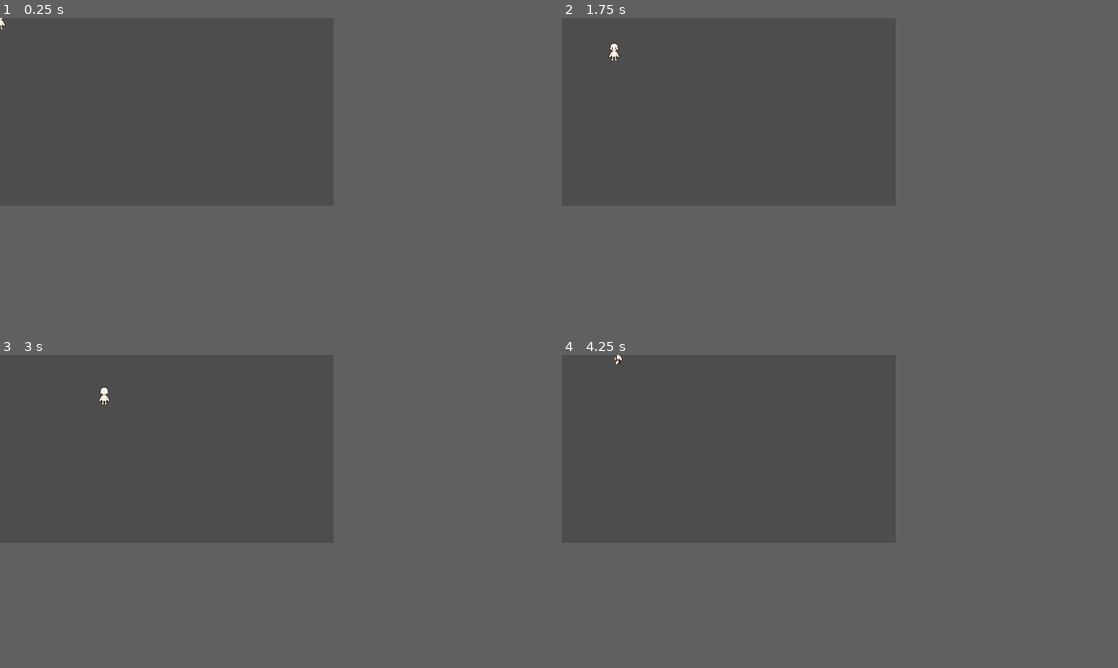
Above: before the commit, frames 1-4 (two rows, left to right).
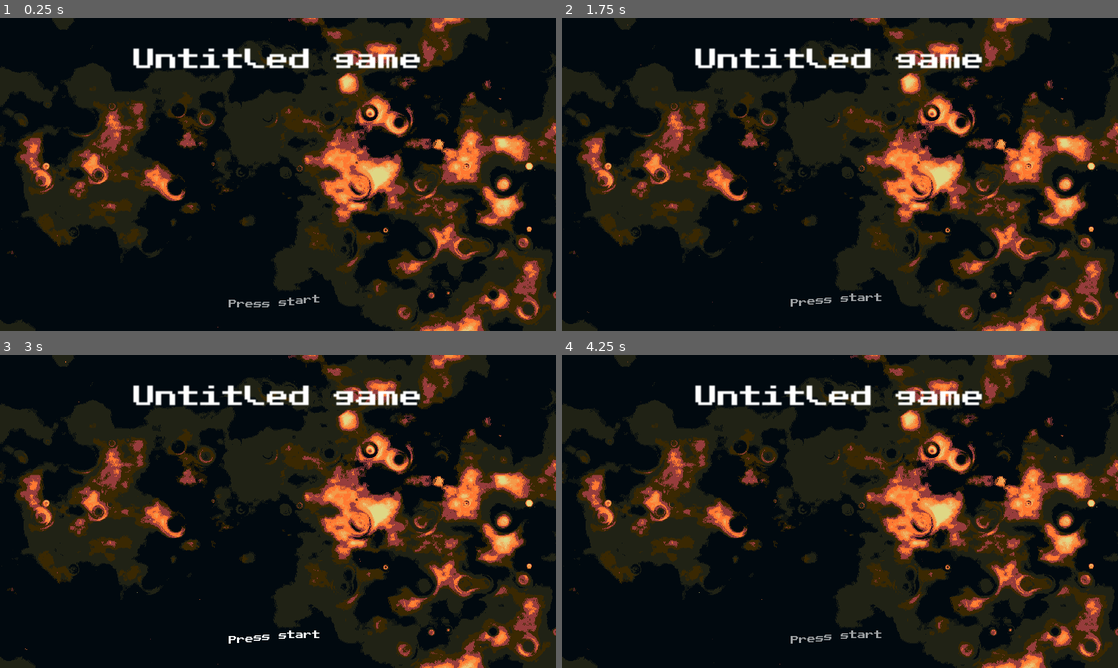
Above: after the commit, the same moments.

Repository: MrMPN/ZankokuGame
Game: Godot game, scene res://main_scene.tscn
Same seed, same stepped clock (60 frames per second), same inputs: the game is played once before the commit and once after it. Before the commit the project starts from res://scene.tscn.
Inputs:
- Up to frame 1 (0.25 s): no input
- Up to frame 2 (1.75 s): tap Enter at 0.5, 1.25 s; hold Right (ui_right) 0.53-1.28 s; hold Down (ui_down) from 1.28 s (still down)
- Up to frame 3 (3 s): tap Enter at 2, 2.75 s; release Down (ui_down) at 2.03 s; hold Right (ui_right) 2.03-2.78 s; hold Up (ui_up) from 2.78 s (still down)
- Up to frame 4 (4.25 s): tap Enter at 3.5 s; release Up (ui_up) at 3.53 s; hold Left (ui_left) from 3.53 s (still down)
In our replay, the window is 480x270 before the commit and 800x450 after it. These sizes can differ from the game's own. Grey fills any space a smaller window leaves; there, only what the larger window draws over its background counts as a difference.

The runs differ from the first frame. In frame 1, 65% of the frame differs, in the area x 0-100%, y 0-100%; in frame 2, 65%; in frame 3, 65%; in frame 4, 65%.
Error after the commit: Parse Error: Could not preload resource file "res://scenes/title/Planets/Rivers/Rivers.tscn". (res://scenes/title/BackgroundGenerator/BackgroundGenerator.gd:11)

Commit message:
working title

Diff:
--- /dev/null
+++ b/main_scene.gd
@@ -0,0 +1,5 @@
+extends Node2D
+
+func _ready():
+	var title_screen = load("res://scenes/title/title_screen.tscn").instantiate()
+	add_child(title_screen)
--- /dev/null
+++ b/main_scene.tscn
@@ -0,0 +1,6 @@
+[gd_scene format=3 uid="uid://1ah7k8fohqj5"]
+
+[ext_resource type="Script" uid="uid://keuxbq2qg7xm" path="res://main_scene.gd" id="3_new"]
+
+[node name="Scene" type="Node2D" unique_id=247078000]
+script = ExtResource("3_new")
--- a/project.godot
+++ b/project.godot
@@ -20,8 +20,8 @@
 
 [display]
 
-window/size/viewport_width=480
-window/size/viewport_height=270
+window/size/viewport_width=800
+window/size/viewport_height=450
 window/stretch/mode="canvas_items"
 
 [physics]
--- a/scene.tscn
+++ /dev/null
@@ -1,113 +0,0 @@
-[gd_scene format=3 uid="uid://1ah7k8fohqj5"]
-
-[ext_resource type="Texture2D" uid="uid://cfhgnjyt6ikiu" path="res://assets/Eris Esra's Character Template 4.0/16x32/16x32 Walk-Sheet.png" id="1_ulcgi"]
-[ext_resource type="Script" uid="uid://b720d7byl8o46" path="res://scenes/character/main_character.gd" id="2_yv4w1"]
-
-[sub_resource type="AtlasTexture" id="AtlasTexture_nxogm"]
-atlas = ExtResource("1_ulcgi")
-region = Rect2(0, 0, 16, 32)
-
-[sub_resource type="AtlasTexture" id="AtlasTexture_3253y"]
-atlas = ExtResource("1_ulcgi")
-region = Rect2(16, 0, 16, 32)
-
-[sub_resource type="AtlasTexture" id="AtlasTexture_u3cyc"]
-atlas = ExtResource("1_ulcgi")
-region = Rect2(32, 0, 16, 32)
-
-[sub_resource type="AtlasTexture" id="AtlasTexture_m7jmp"]
-atlas = ExtResource("1_ulcgi")
-region = Rect2(48, 0, 16, 32)
-
-[sub_resource type="AtlasTexture" id="AtlasTexture_y2354"]
-atlas = ExtResource("1_ulcgi")
-region = Rect2(0, 33, 16, 33)
-
-[sub_resource type="AtlasTexture" id="AtlasTexture_ni31j"]
-atlas = ExtResource("1_ulcgi")
-region = Rect2(16, 33, 16, 33)
-
-[sub_resource type="AtlasTexture" id="AtlasTexture_xlvrw"]
-atlas = ExtResource("1_ulcgi")
-region = Rect2(32, 33, 16, 33)
-
-[sub_resource type="AtlasTexture" id="AtlasTexture_73fnb"]
-atlas = ExtResource("1_ulcgi")
-region = Rect2(48, 33, 16, 33)
-
-[sub_resource type="AtlasTexture" id="AtlasTexture_5juve"]
-atlas = ExtResource("1_ulcgi")
-region = Rect2(0, 128, 16, 32)
-
-[sub_resource type="AtlasTexture" id="AtlasTexture_fy5k1"]
-atlas = ExtResource("1_ulcgi")
-region = Rect2(16, 128, 16, 32)
-
-[sub_resource type="AtlasTexture" id="AtlasTexture_5c1cw"]
-atlas = ExtResource("1_ulcgi")
-region = Rect2(32, 128, 16, 32)
-
-[sub_resource type="AtlasTexture" id="AtlasTexture_akxrc"]
-atlas = ExtResource("1_ulcgi")
-region = Rect2(48, 128, 16, 32)
-
-[sub_resource type="SpriteFrames" id="SpriteFrames_gu47o"]
-animations = [{
-"frames": [{
-"duration": 1.0,
-"texture": SubResource("AtlasTexture_nxogm")
-}, {
-"duration": 1.0,
-"texture": SubResource("AtlasTexture_3253y")
-}, {
-"duration": 1.0,
-"texture": SubResource("AtlasTexture_u3cyc")
-}, {
-"duration": 1.0,
-"texture": SubResource("AtlasTexture_m7jmp")
-}],
-"loop": true,
-"name": &"walk_down",
-"speed": 5.0
-}, {
-"frames": [{
-"duration": 1.0,
-"texture": SubResource("AtlasTexture_y2354")
-}, {
-"duration": 1.0,
-"texture": SubResource("AtlasTexture_ni31j")
-}, {
-"duration": 1.0,
-"texture": SubResource("AtlasTexture_xlvrw")
-}, {
-"duration": 1.0,
-"texture": SubResource("AtlasTexture_73fnb")
-}],
-"loop": true,
-"name": &"walk_right",
-"speed": 5.0
-}, {
-"frames": [{
-"duration": 1.0,
-"texture": SubResource("AtlasTexture_5juve")
-}, {
-"duration": 1.0,
-"texture": SubResource("AtlasTexture_fy5k1")
-}, {
-"duration": 1.0,
-"texture": SubResource("AtlasTexture_5c1cw")
-}, {
-"duration": 1.0,
-"texture": SubResource("AtlasTexture_akxrc")
-}],
-"loop": true,
-"name": &"walk_up",
-"speed": 5.0
-}]
-
-[node name="Scene" type="Node2D" unique_id=247078000]
-
-[node name="MainCharacter" type="AnimatedSprite2D" parent="." unique_id=590002924]
-sprite_frames = SubResource("SpriteFrames_gu47o")
-animation = &"walk_down"
-script = ExtResource("2_yv4w1")
--- a/scenes/title/BackgroundGenerator/BackgroundGenerator.gd
+++ b/scenes/title/BackgroundGenerator/BackgroundGenerator.gd
@@ -8,8 +8,8 @@
 @onready var starcontainer = $StarContainer
 @onready var planetcontainer = $PlanetContainer
 
-@onready var planet_scene = preload("res://Planets/Rivers/Rivers.tscn")
-@onready var big_star_scene = preload("res://BackgroundGenerator/BigStar.tscn")
+@onready var planet_scene = preload("res://scenes/title/Planets/Rivers/Rivers.tscn")
+@onready var big_star_scene = preload("res://scenes/title/BackgroundGenerator/BigStar.tscn")
 
 var should_tile = false
 var reduce_background = false
@@ -262,7 +262,7 @@
 	else:
 		print("BG_GEN: Current Palette is empty or invalid!")
 
-	if planet.has_method("set_seed"):
+	if planet.has_method(&"set_seed"):
 		planet.set_seed(rng.randf() * 100.0)
 
 	planetcontainer.add_child(planet)
@@ -272,14 +272,14 @@
 	var pos = Vector2()
 	if should_tile:
 		var offs = 10.0
-		pos = Vector2(int(rng.randf_range(offs, size.x - offs)), int(rng.randf_range(offs, size.y - offs)))
+		pos = Vector2(rng.randf_range(offs, size.x - offs), rng.randf_range(offs, size.y - offs))
 	else:
-		pos = Vector2(int(rng.randf_range(0, size.x)), int(rng.randf_range(0, size.y)))
+		pos = Vector2(rng.randf_range(0.0, size.x), rng.randf_range(0.0, size.y))
 	var star = big_star_scene.instantiate()
 	star.position = pos
 	star.custom_speed = glitter_speed
 	star.custom_intensity = glitter_intensity
-	if star.has_method("set_rng_seed"):
+	if star.has_method(&"set_rng_seed"):
 		star.set_rng_seed(rng.randi())
 	starcontainer.add_child(star)
 	star_objects.append(star)
@@ -294,7 +294,7 @@
 	for p in planet_objects:
 		if p.material: p.material.set_shader_parameter("colorscheme", colorscheme)
 	for s in star_objects:
-		if s.material: s.material.set_shader_parameter("colorscheme", colorscheme)
+		if s.material is ShaderMaterial: s.material.set_shader_parameter("colorscheme", colorscheme)
 
 func set_background_color(c):
 	background.color = c
--- a/scenes/title/BackgroundGenerator/BackgroundGenerator.tscn
+++ b/scenes/title/BackgroundGenerator/BackgroundGenerator.tscn
@@ -1,11 +1,11 @@
 [gd_scene load_steps=8 format=3 uid="uid://bsob6dlqx5rcc"]
 
-[ext_resource type="Script" uid="uid://b8qkmsykmig1w" path="res://BackgroundGenerator/BackgroundGenerator.gd" id="1"]
-[ext_resource type="Texture2D" uid="uid://cnsd441bt57hu" path="res://BackgroundGenerator/Colorscheme.tres" id="2"]
-[ext_resource type="Material" uid="uid://b8dedowgpjyyl" path="res://BackgroundGenerator/StarStuff.tres" id="3"]
-[ext_resource type="Texture2D" uid="uid://b4q3omarb7k02" path="res://BackgroundGenerator/stars.png" id="4"]
-[ext_resource type="Material" uid="uid://dx1qcrius0xtl" path="res://BackgroundGenerator/StarParticles.tres" id="5"]
-[ext_resource type="Material" uid="uid://smwlse26kjcb" path="res://BackgroundGenerator/Nebulae.tres" id="6"]
+[ext_resource type="Script" uid="uid://b8qkmsykmig1w" path="res://scenes/title/BackgroundGenerator/BackgroundGenerator.gd" id="1"]
+[ext_resource type="Texture2D" uid="uid://cnsd441bt57hu" path="res://scenes/title/BackgroundGenerator/Colorscheme.tres" id="2"]
+[ext_resource type="Material" uid="uid://b8dedowgpjyyl" path="res://scenes/title/BackgroundGenerator/StarStuff.tres" id="3"]
+[ext_resource type="Texture2D" uid="uid://b4q3omarb7k02" path="res://scenes/title/BackgroundGenerator/stars.png" id="4"]
+[ext_resource type="Material" uid="uid://dx1qcrius0xtl" path="res://scenes/title/BackgroundGenerator/StarParticles.tres" id="5"]
+[ext_resource type="Material" uid="uid://smwlse26kjcb" path="res://scenes/title/BackgroundGenerator/Nebulae.tres" id="6"]
 
 [sub_resource type="CanvasItemMaterial" id="1"]
 particles_animation = true
--- a/scenes/title/BackgroundGenerator/BigStar.gd
+++ b/scenes/title/BackgroundGenerator/BigStar.gd
@@ -13,9 +13,9 @@
 		if not texture.resource_local_to_scene:
 			texture = texture.duplicate()
 
-		# Pick a random star shape
-		if "region" in texture:
-			texture.region.position.x = (randi() % 5) * 25.0
+	# Pick a random star shape
+	if texture is AtlasTexture:
+		texture.region.position.x = (randi() % 5) * 25.0
 
 	# Random starting point for the animation
 	random_offset = randf() * 100.0
@@ -37,8 +37,8 @@
 	# Simple pseudo-random math to pick the same texture frame every time for this seed
 	var pseudo_rand = (val * 16807) % 2147483647
 
-	if texture and "region" in texture:
+	if texture is AtlasTexture:
 		texture.region.position.x = (pseudo_rand % 5) * 25.0
 
 	# Deterministic offset
-	random_offset = float(pseudo_rand % 100)
+	random_offset = pseudo_rand % 100 as float
--- a/scenes/title/BackgroundGenerator/BigStar.tscn
+++ b/scenes/title/BackgroundGenerator/BigStar.tscn
@@ -1,8 +1,8 @@
 [gd_scene load_steps=7 format=3 uid="uid://dps3a86l4ur23"]
 
-[ext_resource type="Texture2D" uid="uid://barbjo80tnqjw" path="res://BackgroundGenerator/stars-special.png" id="1"]
-[ext_resource type="Texture2D" uid="uid://cnsd441bt57hu" path="res://BackgroundGenerator/Colorscheme.tres" id="2"]
-[ext_resource type="Script" uid="uid://ow5f37oswcua" path="res://BackgroundGenerator/BigStar.gd" id="3"]
+[ext_resource type="Texture2D" uid="uid://barbjo80tnqjw" path="res://scenes/title/BackgroundGenerator/stars-special.png" id="1"]
+[ext_resource type="Texture2D" uid="uid://cnsd441bt57hu" path="res://scenes/title/BackgroundGenerator/Colorscheme.tres" id="2"]
+[ext_resource type="Script" uid="uid://ow5f37oswcua" path="res://scenes/title/BackgroundGenerator/BigStar.gd" id="3"]
 
 [sub_resource type="Shader" id="1"]
 code = "shader_type canvas_item;
--- a/scenes/title/BackgroundGenerator/Nebulae.tres
+++ b/scenes/title/BackgroundGenerator/Nebulae.tres
@@ -1,7 +1,7 @@
-[gd_resource type="ShaderMaterial" load_steps=3 format=3 uid="uid://smwlse26kjcb"]
+[gd_resource type="ShaderMaterial" format=3 uid="uid://smwlse26kjcb"]
 
-[ext_resource type="Texture2D" uid="uid://cnsd441bt57hu" path="res://BackgroundGenerator/Colorscheme.tres" id="1"]
-[ext_resource type="Shader" uid="uid://btbiikhjjul76" path="res://BackgroundGenerator/Nebulae.gdshader" id="2"]
+[ext_resource type="Texture2D" uid="uid://cnsd441bt57hu" path="res://scenes/title/BackgroundGenerator/Colorscheme.tres" id="1"]
+[ext_resource type="Shader" uid="uid://btbiikhjjul76" path="res://scenes/title/BackgroundGenerator/Nebulae.gdshader" id="2"]
 
 [resource]
 shader = ExtResource("2")
--- a/scenes/title/BackgroundGenerator/Planet.tscn
+++ b/scenes/title/BackgroundGenerator/Planet.tscn
@@ -1,8 +1,8 @@
 [gd_scene load_steps=6 format=2]
 
-[ext_resource path="res://BackgroundGenerator/100x100.png" type="Texture2D" id=1]
-[ext_resource path="res://BackgroundGenerator/Colorscheme.tres" type="Texture2D" id=2]
-[ext_resource path="res://BackgroundGenerator/Planet.gd" type="Script" id=3]
+[ext_resource path="res://scenes/title/BackgroundGenerator/100x100.png" type="Texture2D" id=1]
+[ext_resource path="res://scenes/title/BackgroundGenerator/Colorscheme.tres" type="Texture2D" id=2]
+[ext_resource path="res://scenes/title/BackgroundGenerator/Planet.gd" type="Script" id=3]
 
 [sub_resource type="Shader" id=1]
 code = "shader_type canvas_item;
--- a/scenes/title/BackgroundGenerator/StarParticles.tres
+++ b/scenes/title/BackgroundGenerator/StarParticles.tres
@@ -1,6 +1,6 @@
 [gd_resource type="ShaderMaterial" format=3 uid="uid://dx1qcrius0xtl"]
 
-[ext_resource type="Texture2D" uid="uid://cnsd441bt57hu" path="res://BackgroundGenerator/Colorscheme.tres" id="1_5tdag"]
+[ext_resource type="Texture2D" uid="uid://cnsd441bt57hu" path="res://scenes/title/BackgroundGenerator/Colorscheme.tres" id="1_5tdag"]
 
 [sub_resource type="Shader" id="1"]
 code = "shader_type particles;
@@ -68,7 +68,7 @@
 
 [resource]
 shader = SubResource("1")
-shader_parameter/screen_size = Vector2(800, 451.5)
+shader_parameter/screen_size = Vector2(800, 450)
 shader_parameter/colorscheme = ExtResource("1_5tdag")
 shader_parameter/scale_min = 0.3
 shader_parameter/scale_max = 0.7
--- a/scenes/title/BackgroundGenerator/StarStuff.tres
+++ b/scenes/title/BackgroundGenerator/StarStuff.tres
@@ -1,7 +1,7 @@
-[gd_resource type="ShaderMaterial" load_steps=3 format=3 uid="uid://b8dedowgpjyyl"]
+[gd_resource type="ShaderMaterial" format=3 uid="uid://b8dedowgpjyyl"]
 
-[ext_resource type="Texture2D" uid="uid://cnsd441bt57hu" path="res://BackgroundGenerator/Colorscheme.tres" id="1"]
-[ext_resource type="Shader" uid="uid://3cnyew5xefey" path="res://BackgroundGenerator/StarStuff.gdshader" id="2"]
+[ext_resource type="Texture2D" uid="uid://cnsd441bt57hu" path="res://scenes/title/BackgroundGenerator/Colorscheme.tres" id="1"]
+[ext_resource type="Shader" uid="uid://3cnyew5xefey" path="res://scenes/title/BackgroundGenerator/StarStuff.gdshader" id="2"]
 
 [resource]
 shader = ExtResource("2")
@@ -13,6 +13,3 @@
 shader_parameter/reduce_background = false
 shader_parameter/colorscheme = ExtResource("1")
 shader_parameter/uv_correct = Vector2(1.7718716, 1)
-shader_parameter/anim_speed = 2.0
-shader_parameter/glitter_strength = 0.8
-shader_parameter/color_count = 8.0
--- a/scenes/title/Planets/Galaxy/Galaxy.gd
+++ b/scenes/title/Planets/Galaxy/Galaxy.gd
@@ -1,4 +1,4 @@
-extends "res://Planets/Planet.gd"
+extends "res://scenes/title/Planets/Planet.gd"
 
 func set_pixels(amount):
 	$Galaxy.material.set_shader_parameter("pixels", amount)
--- a/scenes/title/Planets/LandMasses/LandMasses.gd
+++ b/scenes/title/Planets/LandMasses/LandMasses.gd
@@ -1,4 +1,4 @@
-extends "res://Planets/Planet.gd"
+extends "res://scenes/title/Planets/Planet.gd"
 
 func set_pixels(amount):
 	$Water.material.set_shader_parameter("pixels", amount)
--- a/scenes/title/Planets/Rivers/Rivers.gd
+++ b/scenes/title/Planets/Rivers/Rivers.gd
@@ -1,5 +1,5 @@
 @tool
-extends "res://Planets/Planet.gd"
+extends "res://scenes/title/Planets/Planet.gd"
 
 # Cache for editor safety
 var _cached_seed: float = 0.0
--- a/scenes/title/title_screen.tscn
+++ b/scenes/title/title_screen.tscn
@@ -26,7 +26,7 @@
 
 [node name="TextureRect" type="TextureRect" parent="." unique_id=342277502]
 offset_right = 800.0
-offset_bottom = 451.5
+offset_bottom = 450.0
 stretch_mode = 4
 
 [node name="BackgroundGenerator" parent="TextureRect" unique_id=1047213910 instance=ExtResource("2_05l2w")]
@@ -50,7 +50,7 @@
 anchor_mode = 0
 
 [node name="Planet" parent="." unique_id=1295527981 instance=ExtResource("5_hafda")]
-position = Vector2(467, 300)
+position = Vector2(600, 300)
 scale = Vector2(0.4, 0.4)
 
 [node name="Galaxy" parent="Planet" unique_id=1943168130 instance=ExtResource("5_8vmu4")]
@@ -60,19 +60,30 @@
 [node name="CanvasLayer" type="CanvasLayer" parent="." unique_id=1267663754]
 
 [node name="Title" type="Label" parent="CanvasLayer" unique_id=733581157]
-offset_left = 336.0
-offset_top = 72.0
-offset_right = 544.0
-offset_bottom = 88.0
+anchors_preset = 5
+anchor_left = 0.5
+anchor_right = 0.5
+offset_left = -208.0
+offset_top = 40.0
+offset_bottom = 56.0
+grow_horizontal = 2
 scale = Vector2(2, 2)
 theme_override_fonts/font = ExtResource("6_tpml5")
 text = "Untitled game"
+horizontal_alignment = 1
 
 [node name="Start" type="RichTextLabel" parent="CanvasLayer" unique_id=840071585]
-offset_left = 620.0
-offset_top = 108.0
-offset_right = 762.0
-offset_bottom = 140.0
+anchors_preset = 7
+anchor_left = 0.5
+anchor_top = 1.0
+anchor_right = 0.5
+anchor_bottom = 1.0
+offset_left = -71.0
+offset_top = -60.0
+offset_right = 71.0
+offset_bottom = -28.0
+grow_horizontal = 2
+grow_vertical = 0
 theme_override_fonts/normal_font = ExtResource("6_tpml5")
 theme_override_font_sizes/normal_font_size = 12
 bbcode_enabled = true
Not shown, added: main_scene.gd.uid
